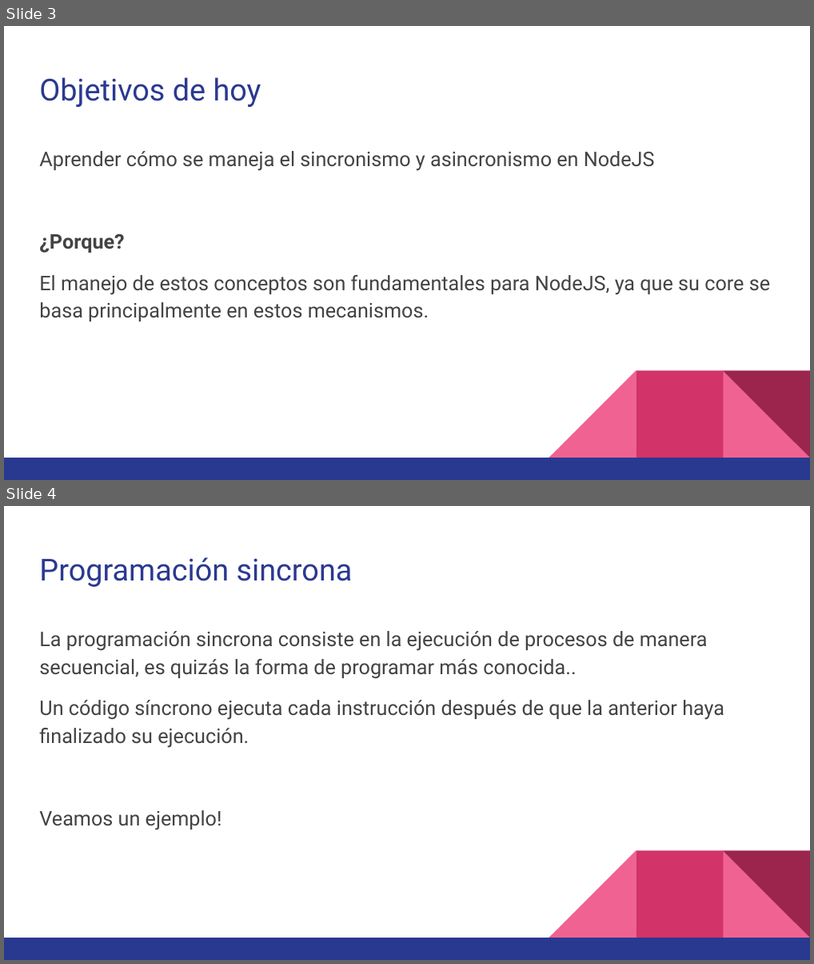
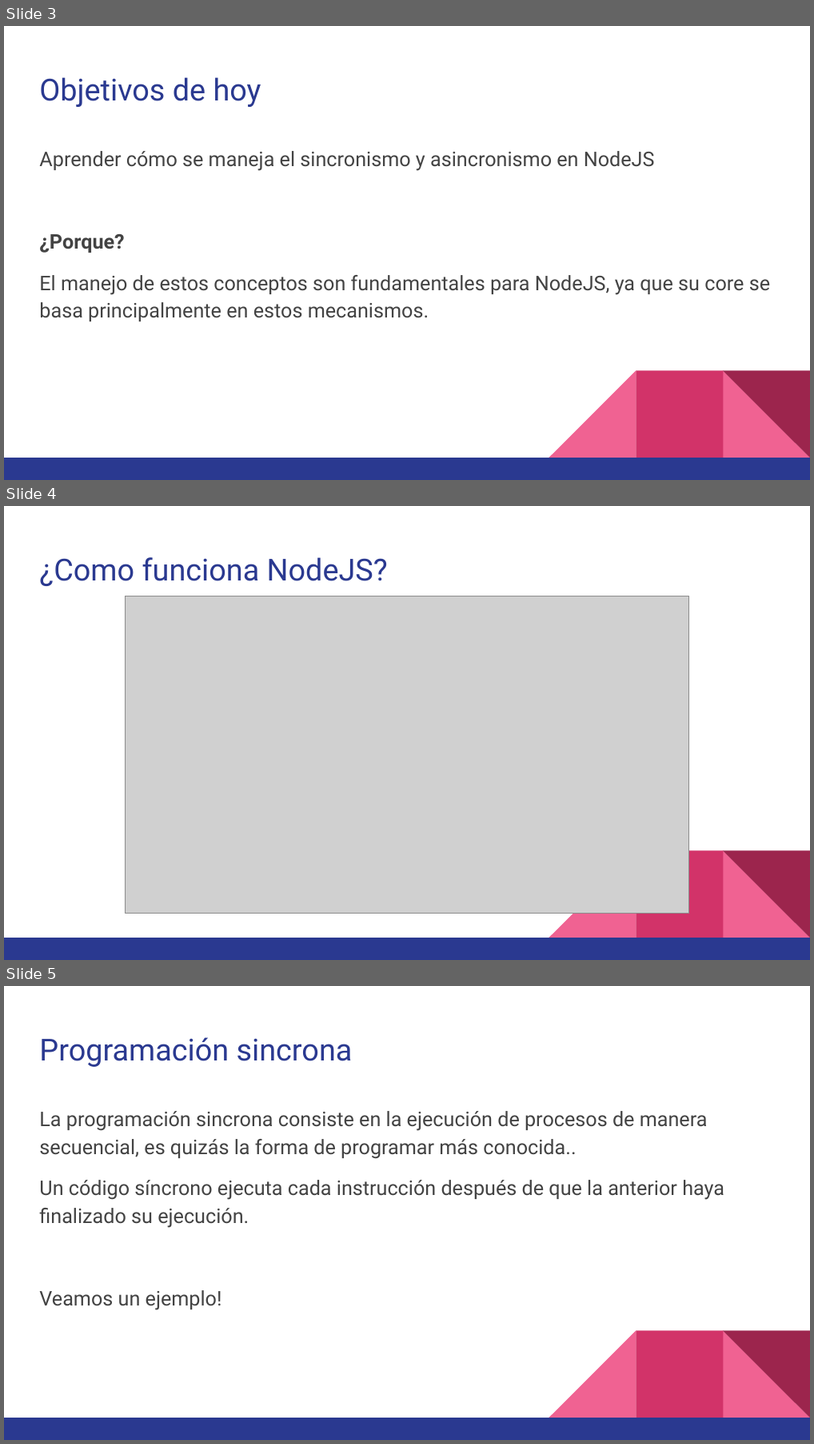
Before and after one commit to emanuelbalcazar/coderhouse-demo-backend, a slide deck: presentacion/Demo Backend - CoderHouse.pptx. Shown one above the other, each under a label of ours: slides 3 and 4 before the commit, slides 3, 4 and 5 after it. The pictures are 814x964 and 814x1444 pixels, drawn with LibreOffice and Linux fonts; fonts in the diff are those of the drawing; grey boxes stand for pictures. Boxes give left, top, right and bottom in pixels: in the first picture for what was removed or moved away, otherwise in the second. Text is boxed around its words. In the diff, an @@ line names an element or a change of style, - is before the commit and + after.

```diff
--- a/presentacion/Demo Backend - CoderHouse.pptx
+++ b/presentacion/Demo Backend - CoderHouse.pptx
@@ slide 4 added at <box>4,506,810,960</box>, background #FFFFFF; not listed: 5 template elements that a slide beside it also shows @@
@@ title added at <box>39,557,388,586</box>, 27 pt, text #2A3990 @@
+¿Como funciona NodeJS?
@@ picture added at <box>125,596,690,913</box> @@
@@ what was slide 4 is now slide 5 @@
```
Also in this commit, not shown: 1 other slide added.
